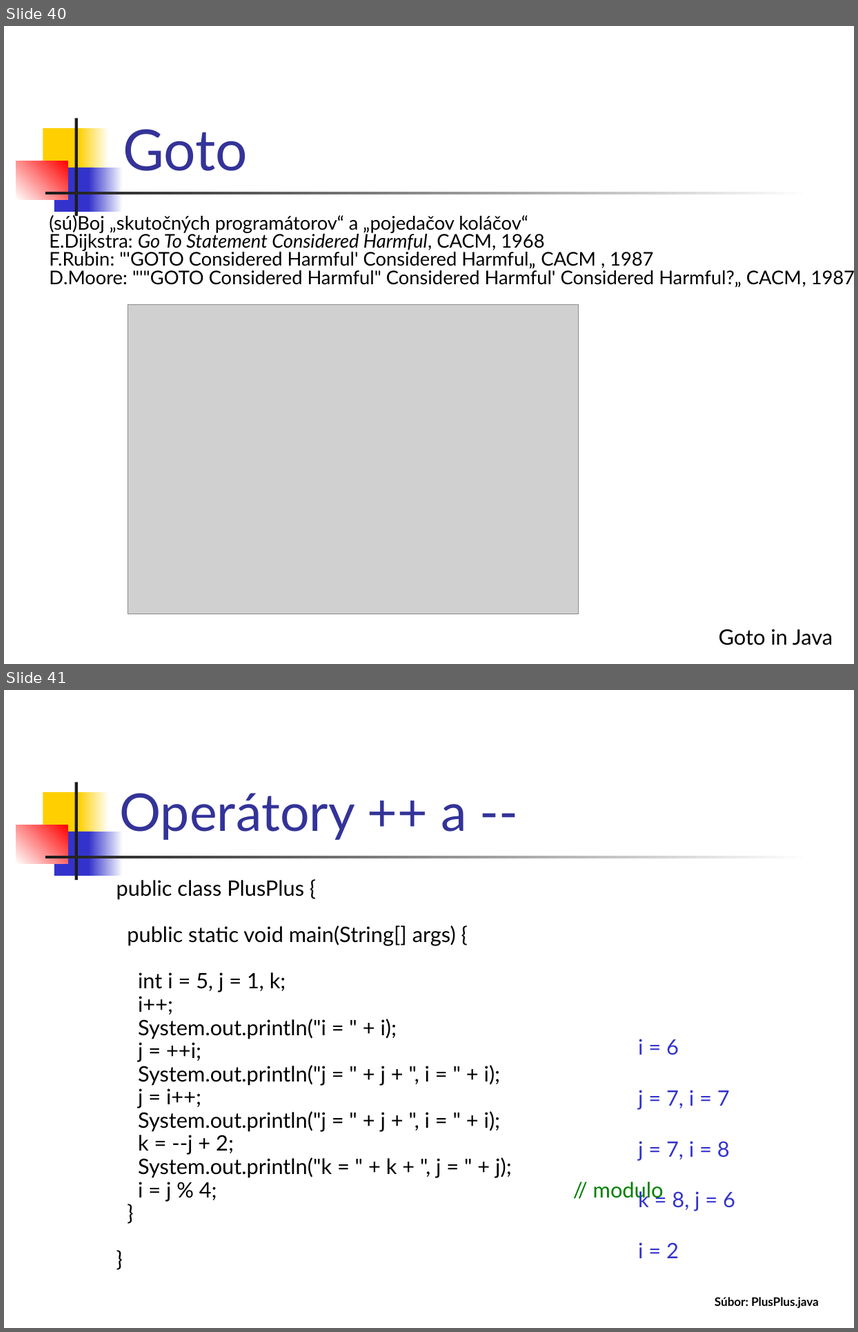
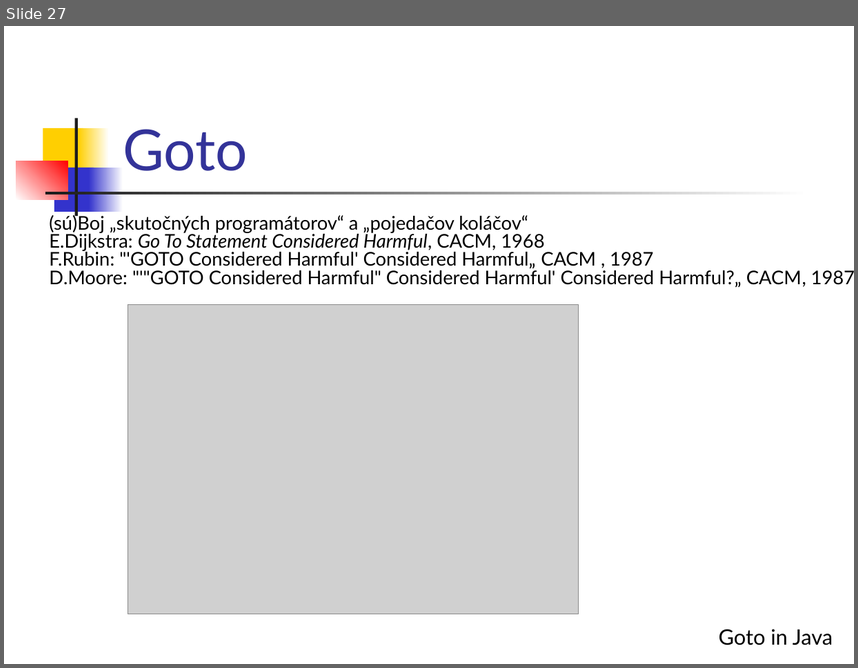
Before and after one commit to Programovanie4/Prednasky, a slide deck: 01/01_java.ppt. Shown one above the other, each under a label of ours: slides 40 and 41 before the commit, slide 27 after it. The pictures are 858x1332 and 858x668 pixels, drawn with LibreOffice and Linux fonts; fonts in the diff are those of the drawing; grey boxes stand for pictures. Boxes give left, top, right and bottom in pixels: in the first picture for what was removed or moved away, otherwise in the second. Text is boxed around its words. In the diff, an @@ line names an element or a change of style, - is before the commit and + after.

```diff
--- a/01/01_java.ppt
+++ b/01/01_java.ppt
@@ slide 41 removed at <box>4,690,854,1328</box>, background #FFFFFF; not listed: 7 template elements that a slide beside it also shows @@
@@ title removed at <box>119,793,466,840</box> @@
-Operátory ++ a --
@@ text removed at <box>116,880,664,1201</box> @@
-public class PlusPlus {
-public static void main(String[] args) {
-int i = 5, j = 1, k;
-i++;
-System.out.println("i = " + i);
-j = ++i;
-System.out.println("j = " + j + ", i = " + i);
-j = i++;
-System.out.println("j = " + j + ", i = " + i);
-k = --j + 2;
-System.out.println("k = " + k + ", j = " + j);
-i = j % 4; // modulo
-}
-}
@@ text removed at <box>638,1038,735,1258</box> @@
-i = 6
-j = 7, i = 7
-j = 7, i = 8
-k = 8, j = 6
-i = 2
@@ text removed at <box>715,1297,819,1308</box> @@
-Súbor: PlusPlus.java
@@ what was slide 40 is now slide 27 @@
```
Also in this commit, not shown: 9 slides changed, 9 slides added, 15 other slides removed, 2 other files.
